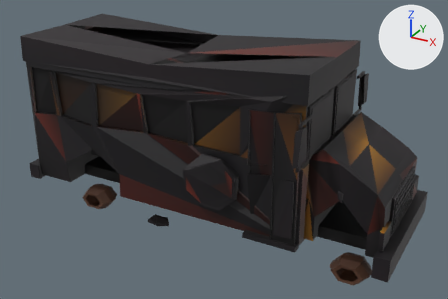
The glTF model public/assets/models/veh.school-bus.burned.lod2.glb as it was, and as the next commit left it.
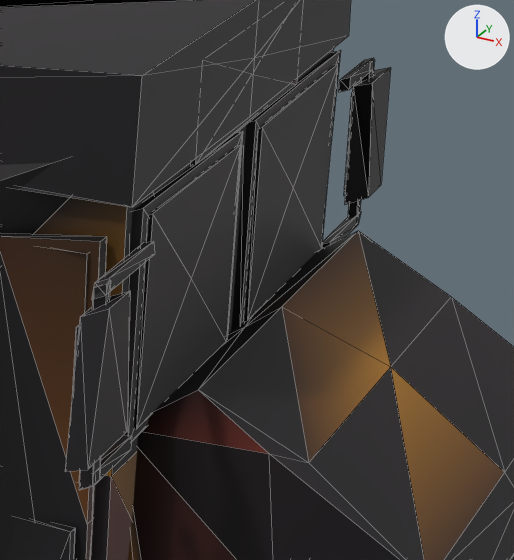
The first picture shows the older version from a 50 mm lens placed at (5.07, -9.52, 6.04), pointed at (-0.11, -0.11, 1.34). The close-ups show the older and then the newer version on the part from 62% to 89% of the width and 19% to 63% of the height of that picture. Only the edits that show in the close-ups are written down. The lights are fixed; the arrows at upper right show +X, +Y and +Z. The close-ups show mesh edges as thin lines. Where no turn or scale is listed for an object, it has been applied to the vertices. Vertices at exactly the same position are counted once.

The scene before the commit, as lines of its bpy script (objects in view):
```python
me_mesh_4 = bpy.data.meshes.new('Mesh_4')
me_mesh_4.from_pydata(...)  # 905 vertices, 1430 faces; spans x -3.74..3.74, y -1.71..1.71, z -1.69..1.69
# faces by material slot: [97, 59, 2, 1272]
me_mesh_4.materials.append(mat_pal_brick)
me_mesh_4.materials.append(mat_pal_schoolbusyellow)
me_mesh_4.materials.append(mat_pal_survivorred)
me_mesh_4.materials.append(mat_pal_uidark)
ob_mesh_4 = bpy.data.objects.new('Mesh_4', me_mesh_4)
ob_mesh_4.location = (-0.305, -0.045, 1.696)
```
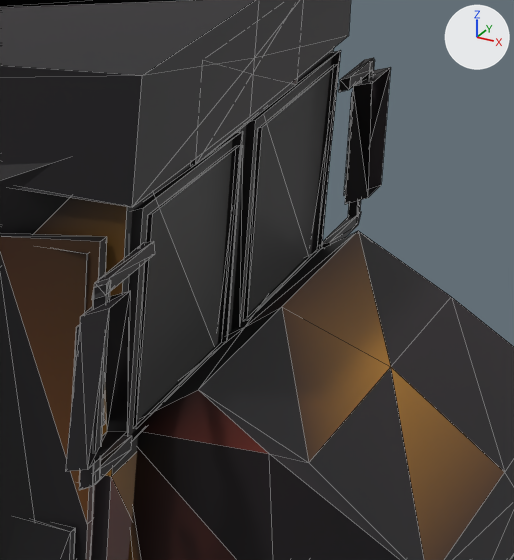
The change, as JSON lines over the scene's bpy script:
```json
{"block": "me_mesh_4", "where": "# used by ob_mesh_4; location = (-0.305, -0.045, 1.696)"}
{"op": "remove", "block": "me_mesh_4", "code": "me_mesh_4.from_pydata(...)  # 905 vertices, 1430 faces; spans x -3.74..3.74, y -1.71..1.71, z -1.69..1.69"}
{"op": "add", "block": "me_mesh_4", "code": "me_mesh_4.from_pydata(...)  # 897 vertices, 1378 faces; spans x -3.74..3.74, y -1.71..1.71, z -1.69..1.69"}
{"block": "me_mesh_4", "change": "me_mesh_4 part 1: 4 vertices removed from x 2.2..2.26, y -0.55, z 0.7..0.73"}
{"block": "me_mesh_4", "change": "me_mesh_4 part 2: 4 vertices removed from x 2.2..2.26, y 0.64, z 0.7..0.73"}
{"block": "me_mesh_4", "change": "me_mesh_4 part 3: 339 kept faces spanning x -3.74..3.74, y -1.63..1.71, z -1.69..1.17 get new vertex colours"}
{"block": "me_mesh_4", "change": "other edits to the shape of me_mesh_4 do not show in these pictures"}
```

What differs and where, as boxes [x1, y1, x2, y2] in the close-ups (514 x 560 px):
```json
{"part": 1, "of": "me_mesh_4", "change": "deleted", "before": [129, 132, 242, 442]}
{"part": 2, "of": "me_mesh_4", "change": "deleted", "before": [240, 50, 341, 326]}
{"part": 3, "of": "me_mesh_4", "change": "recoloured", "before": [107, 50, 390, 441], "after": [107, 50, 390, 441]}
```
